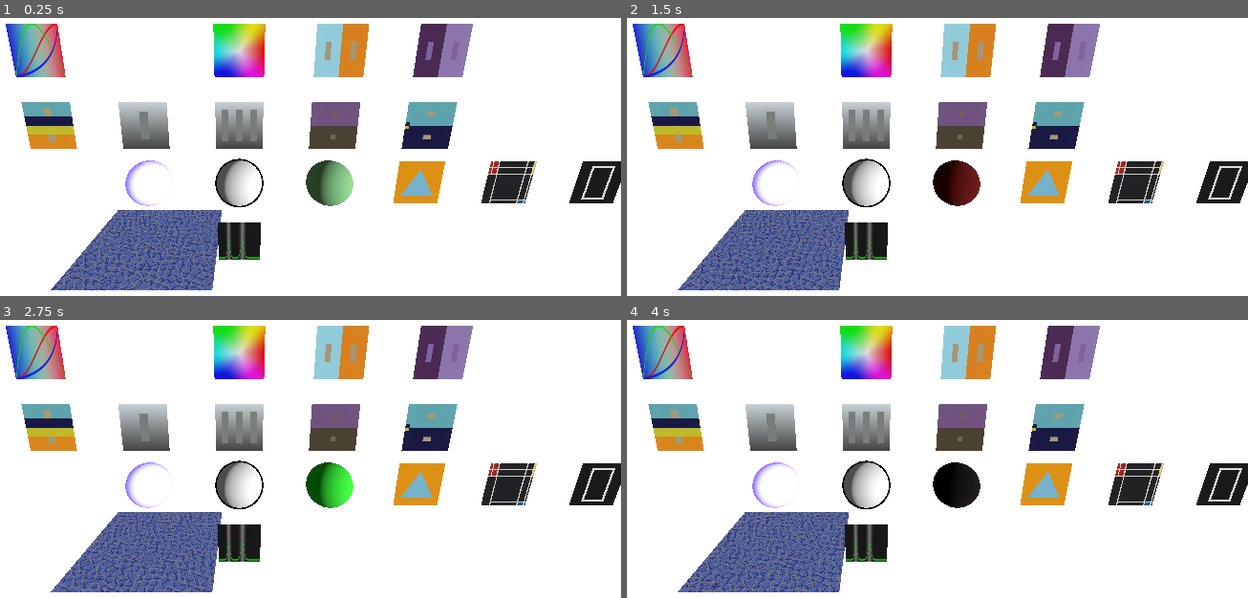
Above: before the commit, frames 1-4 (two rows, left to right).
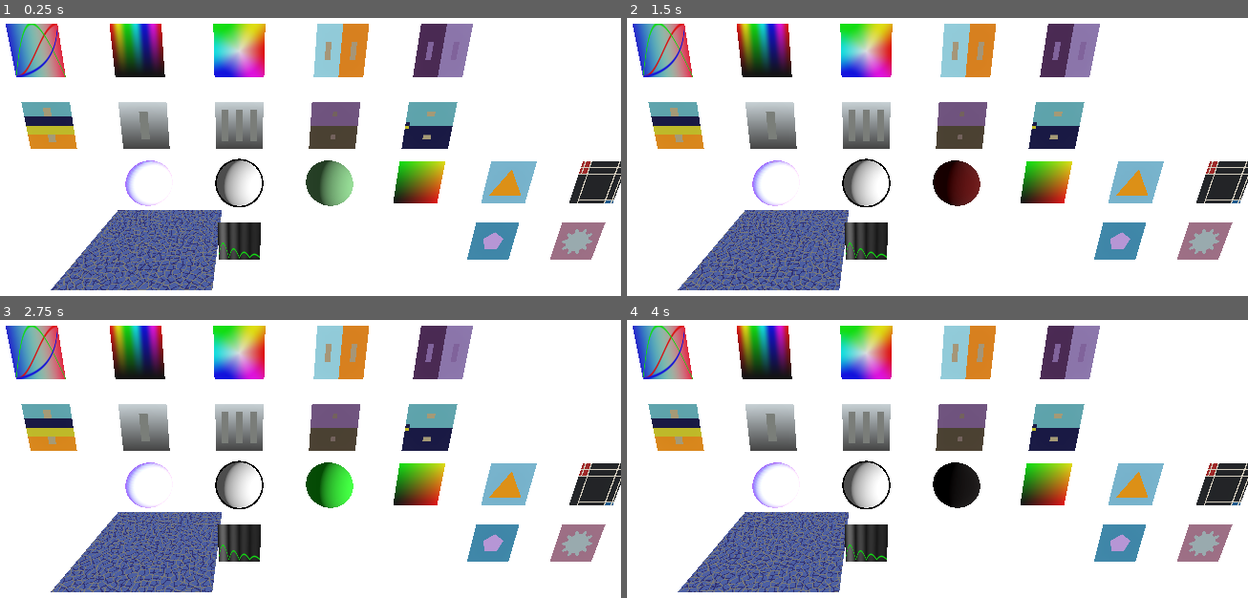
Above: after the commit, the same moments.

Repository: joesobo/the-book-of-shaders
Game: Godot game, scene res://scenes/main.tscn
Two runs of this game, one before a commit and one after it. Both use one fixed random seed, a clock stepped at 60 frames per second and the inputs below.
Inputs:
- Up to frame 1 (0.25 s): no input
- Up to frame 2 (1.5 s): no input
- Up to frame 3 (2.75 s): no input
- Up to frame 4 (4 s): no input

The runs differ from the first frame. In frame 1, 6.3% of the frame differs, in the area x 17-100%, y 2-87%; in frame 2, 6.3%; in frame 3, 6.3%; in frame 4, 6.3%.

Commit message:
matrice stuff

Diff:
--- a/scenes/Equations.tscn
+++ b/scenes/Equations.tscn
@@ -5,16 +5,16 @@
 [sub_resource type="ShaderMaterial" id="ShaderMaterial_wxreu"]
 render_priority = 0
 shader = ExtResource("1_s8fni")
-shader_parameter/scale = 0.50000002375
-shader_parameter/offset = 0.0
+shader_parameter/scale = 0.5
+shader_parameter/offset = 0.062000002945
 shader_parameter/a_value = 0.5
 shader_parameter/b_value = 0.5
 shader_parameter/c_value = 0.5
 shader_parameter/d_value = 0.5
-shader_parameter/n_value = 1
+shader_parameter/n_value = 4
 shader_parameter/radius = 0.3
 shader_parameter/dot_radius = 0.02400000114
-shader_parameter/function_type = 33
+shader_parameter/function_type = 34
 
 [sub_resource type="QuadMesh" id="QuadMesh_33yb4"]
 
--- a/scenes/colors/Color2.tscn
+++ b/scenes/colors/Color2.tscn
@@ -1,10 +1,10 @@
-[gd_scene load_steps=3 format=3 uid="uid://color2"]
+[gd_scene load_steps=4 format=3 uid="uid://color2"]
 
-[ext_resource type="Shader" path="res://shaders/Color2.gdshader" id="1_color2"]
+[ext_resource type="Shader" uid="uid://cxcca4fbvpwrv" path="res://shaders/color/Color2.gdshader" id="1_ae6dt"]
 
 [sub_resource type="ShaderMaterial" id="ShaderMaterial_color2"]
 render_priority = 0
-shader = ExtResource("1_color2")
+shader = ExtResource("1_ae6dt")
 
 [sub_resource type="QuadMesh" id="QuadMesh_color2"]
 
--- a/scenes/main.tscn
+++ b/scenes/main.tscn
@@ -19,7 +19,12 @@
 [ext_resource type="PackedScene" uid="uid://b68xho6srb27p" path="res://scenes/Equations.tscn" id="17_equations"]
 [ext_resource type="PackedScene" uid="uid://bct2grnxo3l6w" path="res://scenes/shapes/Triangle.tscn" id="18_triangle"]
 [ext_resource type="PackedScene" uid="uid://8jynq7lnucdk" path="res://scenes/shapes/PietMondrian.tscn" id="19_pietmondrian"]
-[ext_resource type="PackedScene" path="res://scenes/shapes/Rect.tscn" id="20_rect"]
+[ext_resource type="PackedScene" uid="uid://o7uau06gq3lp" path="res://scenes/shapes/Rect.tscn" id="20_rect"]
+[ext_resource type="PackedScene" uid="uid://cxojustsnfiw8" path="res://scenes/shapes/Distance.tscn" id="21_distance"]
+[ext_resource type="PackedScene" uid="uid://dp7erldujk87q" path="res://scenes/shapes/Overlap.tscn" id="22_overlap"]
+[ext_resource type="PackedScene" uid="uid://cqr241lfv3f6m" path="res://scenes/shapes/Polygon.tscn" id="23_polygon"]
+[ext_resource type="PackedScene" uid="uid://d4j1bvx3dfy4b" path="res://scenes/shapes/Flower.tscn" id="24_flower"]
+[ext_resource type="PackedScene" uid="uid://bfwklmgl5jjcm" path="res://scenes/shapes/Logo.tscn" id="25_logo"]
 
 [sub_resource type="Environment" id="Environment_0wfyh"]
 glow_enabled = true
@@ -92,10 +97,25 @@
 [node name="Shapes" type="Node3D" parent="."]
 
 [node name="Triangle" parent="Shapes" instance=ExtResource("18_triangle")]
-transform = Transform3D(1, 0, 0, 0, 1, 0, 0, 0, 1, 4, 1.5, -5)
+transform = Transform3D(1, 0, 0, 0, 1, 0, 0, 0, 1, 6, 1.5, -5)
 
 [node name="PietMondrian" parent="Shapes" instance=ExtResource("19_pietmondrian")]
-transform = Transform3D(1, 0, 0, 0, 1, 0, 0, 0, 1, 6, 1.5, -5)
+transform = Transform3D(1, 0, 0, 0, 1, 0, 0, 0, 1, 8, 1.5, -5)
 
 [node name="Rect" parent="Shapes" instance=ExtResource("20_rect")]
-transform = Transform3D(1, 0, 0, 0, 1, 0, 0, 0, 1, 8, 1.5, -5)
+transform = Transform3D(1, 0, 0, 0, 1, 0, 0, 0, 1, 10, 1.5, -5)
+
+[node name="Distance" parent="Shapes" instance=ExtResource("21_distance")]
+transform = Transform3D(1, 0, 0, 0, 1, 0, 0, 0, 1, 12, 1.5, -5)
+
+[node name="Overlap" parent="Shapes" instance=ExtResource("22_overlap")]
+transform = Transform3D(1, 0, 0, 0, 1, 0, 0, 0, 1, 14, 1.5, -5)
+
+[node name="Polygon" parent="Shapes" instance=ExtResource("23_polygon")]
+transform = Transform3D(1, 0, 0, 0, 1, 0, 0, 0, 1, 6, 0, -5)
+
+[node name="Flower" parent="Shapes" instance=ExtResource("24_flower")]
+transform = Transform3D(1, 0, 0, 0, 1, 0, 0, 0, 1, 8, 0, -5)
+
+[node name="Logo" parent="Shapes" instance=ExtResource("25_logo")]
+transform = Transform3D(1, 0, 0, 0, 1, 0, 0, 0, 1, 10, 0, -5)
--- a/scenes/main_shapes.tscn
+++ b/scenes/main_shapes.tscn
@@ -1,16 +1,36 @@
-[gd_scene load_steps=4 format=3]
+[gd_scene load_steps=9 format=3]
 
 [ext_resource type="PackedScene" uid="uid://bct2grnxo3l6w" path="res://scenes/shapes/Triangle.tscn" id="1_triangle"]
 [ext_resource type="PackedScene" uid="uid://8jynq7lnucdk" path="res://scenes/shapes/PietMondrian.tscn" id="2_pietmondrian"]
 [ext_resource type="PackedScene" path="res://scenes/shapes/Rect.tscn" id="3_rect"]
+[ext_resource type="PackedScene" path="res://scenes/shapes/Distance.tscn" id="4_distance"]
+[ext_resource type="PackedScene" path="res://scenes/shapes/Overlap.tscn" id="5_overlap"]
+[ext_resource type="PackedScene" path="res://scenes/shapes/Polygon.tscn" id="6_polygon"]
+[ext_resource type="PackedScene" path="res://scenes/shapes/Flower.tscn" id="7_flower"]
+[ext_resource type="PackedScene" path="res://scenes/shapes/Logo.tscn" id="8_logo"]
 
 [node name="Node3D" type="Node3D"]
 
 [node name="Triangle" parent="." instance=ExtResource("1_triangle")]
-transform = Transform3D(1, 0, 0, 0, 1, 0, 0, 0, 1, -2, 1, 0)
+transform = Transform3D(1, 0, 0, 0, 1, 0, 0, 0, 1, -4, 1.5, 0)
 
 [node name="PietMondrian" parent="." instance=ExtResource("2_pietmondrian")]
-transform = Transform3D(1, 0, 0, 0, 1, 0, 0, 0, 1, 0, 1, 0)
+transform = Transform3D(1, 0, 0, 0, 1, 0, 0, 0, 1, -2, 1.5, 0)
 
 [node name="Rect" parent="." instance=ExtResource("3_rect")]
-transform = Transform3D(1, 0, 0, 0, 1, 0, 0, 0, 1, 2, 1, 0)
+transform = Transform3D(1, 0, 0, 0, 1, 0, 0, 0, 1, 0, 1.5, 0)
+
+[node name="Distance" parent="." instance=ExtResource("4_distance")]
+transform = Transform3D(1, 0, 0, 0, 1, 0, 0, 0, 1, 2, 1.5, 0)
+
+[node name="Overlap" parent="." instance=ExtResource("5_overlap")]
+transform = Transform3D(1, 0, 0, 0, 1, 0, 0, 0, 1, 4, 1.5, 0)
+
+[node name="Polygon" parent="." instance=ExtResource("6_polygon")]
+transform = Transform3D(1, 0, 0, 0, 1, 0, 0, 0, 1, -4, 0, 0)
+
+[node name="Flower" parent="." instance=ExtResource("7_flower")]
+transform = Transform3D(1, 0, 0, 0, 1, 0, 0, 0, 1, -2, 0, 0)
+
+[node name="Logo" parent="." instance=ExtResource("8_logo")]
+transform = Transform3D(1, 0, 0, 0, 1, 0, 0, 0, 1, 0, 0, 0)
--- /dev/null
+++ b/scenes/matrices/HUD.tscn
@@ -0,0 +1,30 @@
+[gd_scene load_steps=4 format=3 uid="uid://c3qc0yjburorq"]
+
+[ext_resource type="Shader" uid="uid://daorp6452a7wj" path="res://shaders/matrices/HUD.gdshader" id="1_lsrin"]
+
+[sub_resource type="ShaderMaterial" id="ShaderMaterial_pjb5a"]
+render_priority = 0
+shader = ExtResource("1_lsrin")
+shader_parameter/color_a = Color(0.30419996, 0.35424998, 0.39, 1)
+shader_parameter/color_b = Color(0.74, 0.95, 1, 1)
+shader_parameter/color_c = Color(0.87, 0.98, 1, 1)
+shader_parameter/color_d = Color(0.35, 0.76, 0.83, 1)
+shader_parameter/color_e = Color(1, 0.38, 0.227, 1)
+shader_parameter/blue_circle_radius_0 = 0.02000000095
+shader_parameter/blue_circle_radius_1 = 0.15
+shader_parameter/blue_circle_radius_2 = 0.25
+shader_parameter/white_circle_radius = 0.35
+shader_parameter/dashed_circle_radius = 0.45
+shader_parameter/partial_circle_radius = 0.38000001805
+shader_parameter/triangle_size = 0.02
+shader_parameter/triangle_movement = 0.025
+shader_parameter/moving_line_speed = 0.5000004987499995
+shader_parameter/inner_circle_thickness = 0.005
+shader_parameter/outer_circle_thickness = 0.01
+shader_parameter/moving_line_thickness = 0.002000000095
+
+[sub_resource type="QuadMesh" id="QuadMesh_color2"]
+
+[node name="HUD" type="MeshInstance3D"]
+material_override = SubResource("ShaderMaterial_pjb5a")
+mesh = SubResource("QuadMesh_color2")
--- /dev/null
+++ b/scenes/matrices/Move.tscn
@@ -0,0 +1,16 @@
+[gd_scene load_steps=4 format=3 uid="uid://cax2v6c7m8u0f"]
+
+[ext_resource type="Shader" uid="uid://defxwucm0v2b8" path="res://shaders/matrices/Move.gdshader" id="1_w2a3j"]
+
+[sub_resource type="ShaderMaterial" id="ShaderMaterial_sewcr"]
+render_priority = 0
+shader = ExtResource("1_w2a3j")
+shader_parameter/bounce_count = 5
+shader_parameter/bounce_scale = 0.5
+shader_parameter/plus_size = 0.25
+
+[sub_resource type="QuadMesh" id="QuadMesh_color2"]
+
+[node name="Move" type="MeshInstance3D"]
+material_override = SubResource("ShaderMaterial_sewcr")
+mesh = SubResource("QuadMesh_color2")
--- /dev/null
+++ b/scenes/matrices/Rotate.tscn
@@ -0,0 +1,13 @@
+[gd_scene load_steps=4 format=3 uid="uid://bo445vfr3u0q6"]
+
+[ext_resource type="Shader" uid="uid://ndaohmr42i07" path="res://shaders/matrices/Rotate.gdshader" id="1_e8g7b"]
+
+[sub_resource type="ShaderMaterial" id="ShaderMaterial_f8816"]
+render_priority = 0
+shader = ExtResource("1_e8g7b")
+
+[sub_resource type="QuadMesh" id="QuadMesh_color2"]
+
+[node name="Rotate" type="MeshInstance3D"]
+material_override = SubResource("ShaderMaterial_f8816")
+mesh = SubResource("QuadMesh_color2")
--- /dev/null
+++ b/scenes/matrices/Scale.tscn
@@ -0,0 +1,13 @@
+[gd_scene load_steps=4 format=3 uid="uid://bf6r5t12rb2qw"]
+
+[ext_resource type="Shader" uid="uid://c8jltv2ty7xuh" path="res://shaders/matrices/Scale.gdshader" id="1_8525d"]
+
+[sub_resource type="ShaderMaterial" id="ShaderMaterial_5kctx"]
+render_priority = 0
+shader = ExtResource("1_8525d")
+
+[sub_resource type="QuadMesh" id="QuadMesh_color2"]
+
+[node name="Scale" type="MeshInstance3D"]
+material_override = SubResource("ShaderMaterial_5kctx")
+mesh = SubResource("QuadMesh_color2")
--- /dev/null
+++ b/scenes/matrices/YUVColor.tscn
@@ -0,0 +1,13 @@
+[gd_scene load_steps=4 format=3 uid="uid://c3o7hd5a6tbms"]
+
+[ext_resource type="Shader" uid="uid://djvqndymnakap" path="res://shaders/matrices/YUVColor.gdshader" id="1_2x41r"]
+
+[sub_resource type="ShaderMaterial" id="ShaderMaterial_3cned"]
+render_priority = 0
+shader = ExtResource("1_2x41r")
+
+[sub_resource type="QuadMesh" id="QuadMesh_color2"]
+
+[node name="YUVColor" type="MeshInstance3D"]
+material_override = SubResource("ShaderMaterial_3cned")
+mesh = SubResource("QuadMesh_color2")
--- a/scenes/shapes/Overlap.tscn
+++ b/scenes/shapes/Overlap.tscn
@@ -6,7 +6,7 @@
 render_priority = 0
 shader = ExtResource("1_gumg3")
 shader_parameter/distance_mode = 0
-shader_parameter/draw_mode = 2
+shader_parameter/draw_mode = 0
 
 [sub_resource type="QuadMesh" id="QuadMesh_triangle"]
 
--- a/scenes/shapes/Polygon.tscn
+++ b/scenes/shapes/Polygon.tscn
@@ -7,7 +7,7 @@
 shader = ExtResource("1_naabt")
 shader_parameter/color_a = Color(0.26082063, 0.6028868, 0.75628775, 1)
 shader_parameter/color_b = Color(0.8266006, 0.6768674, 0.96870655, 1)
-shader_parameter/sides = 3
+shader_parameter/sides = 5
 
 [sub_resource type="QuadMesh" id="QuadMesh_triangle"]
 
--- a/shaders/Equations.gdshader
+++ b/shaders/Equations.gdshader
@@ -43,7 +43,8 @@
 	"Quadratic Bezier",
 	"Cubic Bezier",
 	"Cubic Bezier Nearly Through Two Points",
-	"Heartbeat"
+	"Heartbeat",
+	"Bounce"
 ) = 32;
 
 #include "res://shaders/math/polynomial.gdshaderinc"
@@ -161,6 +162,9 @@
 			break;
 		case 33:
 			y = heartbeat(uv.x);
+			break;
+		case 34:
+			y = bounce(uv.x, n_value);
 			break;
 	}
 
--- /dev/null
+++ b/shaders/matrices/HUD.gdshader
@@ -0,0 +1,109 @@
+shader_type spatial;
+
+#include "res://shaders/math/custom.gdshaderinc"
+#include "res://shaders/shapes/basic.gdshaderinc"
+#include "res://shaders/matrices/basic.gdshaderinc"
+
+uniform vec3 color_a : source_color = vec3(0.0, 0.6, 0.866);
+uniform vec3 color_b : source_color = vec3(0.74,0.95,1.00);
+uniform vec3 color_c : source_color = vec3(0.87,0.98,1.00);
+uniform vec3 color_d : source_color = vec3(0.35,0.76,0.83);
+uniform vec3 color_e : source_color = vec3(1.00,0.38,0.227);
+
+uniform float blue_circle_radius_0 : hint_range(0.0, 1.0) = 0.01;
+uniform float blue_circle_radius_1 : hint_range(0.0, 1.0) = 0.15;
+uniform float blue_circle_radius_2 : hint_range(0.0, 1.0) = 0.25;
+uniform float white_circle_radius : hint_range(0.0, 1.0) = 0.35;
+uniform float dashed_circle_radius : hint_range(0.0, 1.0) = 0.45;
+uniform float partial_circle_radius : hint_range(0.0, 1.0) = 0.37;
+uniform float triangle_size : hint_range(0.0, 0.1) = 0.02;
+uniform float triangle_movement : hint_range(0.0, 0.1) = 0.025;
+uniform float moving_line_speed : hint_range(0.0, 2.0) = 1.0;
+uniform float inner_circle_thickness : hint_range(0.0, 0.1) = 0.005;
+uniform float outer_circle_thickness : hint_range(0.0, 0.1) = 0.01;
+uniform float moving_line_thickness : hint_range(0.0, 0.1) = 0.005;
+
+void rotate(inout vec2 uv, float degrees) {
+	uv -= vec2(0.5);
+	uv = rotate2d(degrees * PI / 180.0) * uv;
+	uv += vec2(0.5);
+}
+
+void reset_rotation(inout vec2 uv, float degrees) {
+	uv -= vec2(0.5);
+	uv = rotate2d(-degrees * PI / 180.0) * uv;
+	uv += vec2(0.5);
+}
+
+const vec2 CENTER = vec2(0.5);
+
+void fragment() {
+	vec2 uv = vec2(UV.x, 1.0 - UV.y);
+	vec3 color = vec3(0.0);
+
+	// Grey plus
+	rotate(uv, 45.0);
+	float plus_shape = plus(uv, vec2(inner_circle_thickness, white_circle_radius * 2.0));
+	color = mix(color, color_a, plus_shape);
+	reset_rotation(uv, 45.0);
+
+	// Blue circles
+	float circle0 = circle_outline(uv, blue_circle_radius_0, CENTER, inner_circle_thickness);
+	float circle1 = circle_outline(uv, blue_circle_radius_1, CENTER, inner_circle_thickness);
+	float circle2 = circle_outline(uv, blue_circle_radius_2, CENTER, inner_circle_thickness);
+	float blue_circles = max(circle0, max(circle1, circle2));
+	color = mix(color, color_b, blue_circles);
+
+	// White circle
+	float white_circle = circle_outline(uv, white_circle_radius, CENTER, outer_circle_thickness);
+	color = mix(color, vec3(1.0), white_circle);
+
+	// Dashed circle
+	float dashed_circle = dashed_circle_outline(uv, dashed_circle_radius, outer_circle_thickness);
+	color = mix(color, color_b, dashed_circle);
+
+	// Triangles
+	// TOP
+	rotate(uv, 180.0);
+	float triangle1 = tri(uv, triangle_size, vec2(CENTER.x, 0.05 + triangle_movement * sin(TIME)));
+	color = mix(color, color_c, triangle1);
+	reset_rotation(uv, 180.0);
+
+	// BOTTOM
+	float triangle2 = tri(uv, triangle_size, vec2(CENTER.x, 0.05 + triangle_movement * sin(TIME)));
+	color = mix(color, color_c, triangle2);
+
+	// LEFT
+	rotate(uv, 90.0);
+	float triangle3 = tri(uv, triangle_size, vec2(CENTER.x, 0.05 + triangle_movement * sin(TIME)));
+	color = mix(color, color_c, triangle3);
+	reset_rotation(uv, 90.0);
+
+	// RIGHT
+	rotate(uv, 270.0);
+	float triangle4 = tri(uv, triangle_size, vec2(CENTER.x, 0.05 + triangle_movement * sin(TIME)));
+	color = mix(color, color_c, triangle4);
+	reset_rotation(uv, 270.0);
+
+	// Moving Line
+	float angle = -TIME * moving_line_speed * PI;
+	vec2 rotating_point = CENTER + (white_circle_radius - 0.005) * vec2(cos(angle), sin(angle));
+	float line_base = line(uv, CENTER, rotating_point, moving_line_thickness);
+
+	vec2 d = uv - CENTER;
+	float dist = length(d);
+	d = normalize(d);
+	float theta0 = angle * 180.0 / PI;
+	float theta = mod(180.0 * atan(d.y, d.x) / PI - theta0 + 360.0, 360.0);
+	float gradient = clamp(1.0 - theta / 90.0, 0.0, 1.0);
+
+	float gradient_mask = radial_smooth(dist, white_circle_radius);
+	float moving_line = line_base + 0.5 * gradient * gradient_mask;
+	color = mix(color, color_d, moving_line);
+
+	// Partial circle outline
+	float partial_circle = partial_circle_outline(uv, partial_circle_radius, inner_circle_thickness, 0.5 + 0.2 * cos(TIME));
+	color = mix(color, color_d, partial_circle);
+
+	ALBEDO = color;
+}
--- /dev/null
+++ b/shaders/matrices/Move.gdshader
@@ -0,0 +1,26 @@
+shader_type spatial;
+
+uniform int bounce_count : hint_range(1, 20) = 4;
+uniform float bounce_scale : hint_range(0.0, 2.0) = 0.5;
+uniform float plus_size : hint_range(0.01, 1.0) = 0.25;
+
+#include "res://shaders/shapes/basic.gdshaderinc"
+#include "res://shaders/math/custom.gdshaderinc"
+
+void fragment() {
+	vec2 uv = vec2(UV.x, 1.0 - UV.y);
+	vec3 color = vec3(0.0);
+
+	// Use mod to keep time cycling, scale to control speed
+	float bounce_value = bounce(mod(TIME * 0.5, 1.0), bounce_count);
+
+	// Scale and center the bounce movement
+	vec2 translate = vec2(0.0, (bounce_value - 0.5) * bounce_scale);
+	uv -= translate;
+
+	color = vec3(uv.x, uv.y, 0.0);
+
+	color += vec3(plus(uv, plus_size));
+
+	ALBEDO = color;
+}
--- /dev/null
+++ b/shaders/matrices/Rotate.gdshader
@@ -0,0 +1,20 @@
+shader_type spatial;
+
+#include "res://shaders/shapes/basic.gdshaderinc"
+#include "res://shaders/matrices/basic.gdshaderinc"
+
+void fragment() {
+	vec2 uv = vec2(UV.x, 1.0 - UV.y);
+	vec3 color = vec3(0.0);
+
+	// move space from center to origin before rotating to rotate around center of shape
+	uv -= vec2(0.5);
+	uv = rotate2d(sin(TIME) * PI) * uv;
+	uv += vec2(0.5);
+
+	color = vec3(uv.x, uv.y, 0.0);
+
+	color += vec3(plus(uv, 0.5));
+
+	ALBEDO = color;
+}
--- /dev/null
+++ b/shaders/matrices/Scale.gdshader
@@ -0,0 +1,20 @@
+shader_type spatial;
+
+#include "res://shaders/shapes/basic.gdshaderinc"
+#include "res://shaders/matrices/basic.gdshaderinc"
+
+void fragment() {
+	vec2 uv = vec2(UV.x, 1.0 - UV.y);
+	vec3 color = vec3(0.0);
+
+	// move space from center to origin before scaling to scale around center of shape
+	uv -= vec2(0.5);
+	uv = scale(vec2(sin(TIME) + 1.0)) * uv;
+	uv += vec2(0.5);
+
+	color = vec3(uv.x, uv.y, 0.0);
+
+	color += vec3(plus(uv, 0.2));
+
+	ALBEDO = color;
+}
--- /dev/null
+++ b/shaders/matrices/YUVColor.gdshader
@@ -0,0 +1,25 @@
+shader_type spatial;
+
+#include "res://shaders/shapes/basic.gdshaderinc"
+#include "res://shaders/matrices/basic.gdshaderinc"
+
+const mat3 yuv_2_rgb = mat3(
+	vec3(1.0, 0.0, 1.13983),
+	vec3(1.0, -0.39465, -0.58060),
+	vec3(1.0, 2.03211, 0.0));
+const mat3 rgb_2_yuv = mat3(
+	vec3(0.2126, 0.7152, 0.0722),
+	vec3(-0.09991, -0.33609, 0.43600),
+	vec3(0.615, -0.5586, -0.05639));
+
+void fragment() {
+	vec2 uv = vec2(UV.x, 1.0 - UV.y);
+	vec3 color = vec3(0.0);
+
+	uv -= 0.5;
+	uv *= 2.0;
+
+	color = yuv_2_rgb * vec3(0.5, uv.x, uv.y);
+
+	ALBEDO = color;
+}
Not shown: 1 places in scenes/main.tscn that only renumber resources
Not shown, changed: shaders/math/custom.gdshaderinc
Not shown, added: shaders/matrices/HUD.gdshader.uid
Not shown, added: shaders/matrices/Move.gdshader.uid
Not shown, added: shaders/matrices/Rotate.gdshader.uid
Not shown, added: shaders/matrices/Scale.gdshader.uid
Not shown, added: shaders/matrices/YUVColor.gdshader.uid
Not shown, added: shaders/matrices/basic.gdshaderinc
Not shown, added: shaders/matrices/basic.gdshaderinc.uid
Not shown, changed: shaders/shapes/basic.gdshaderinc
